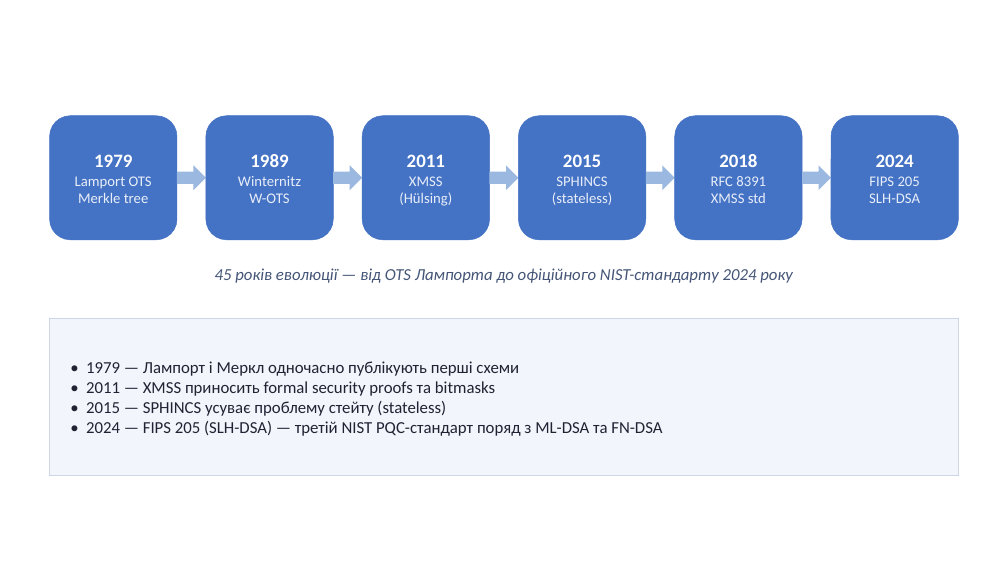
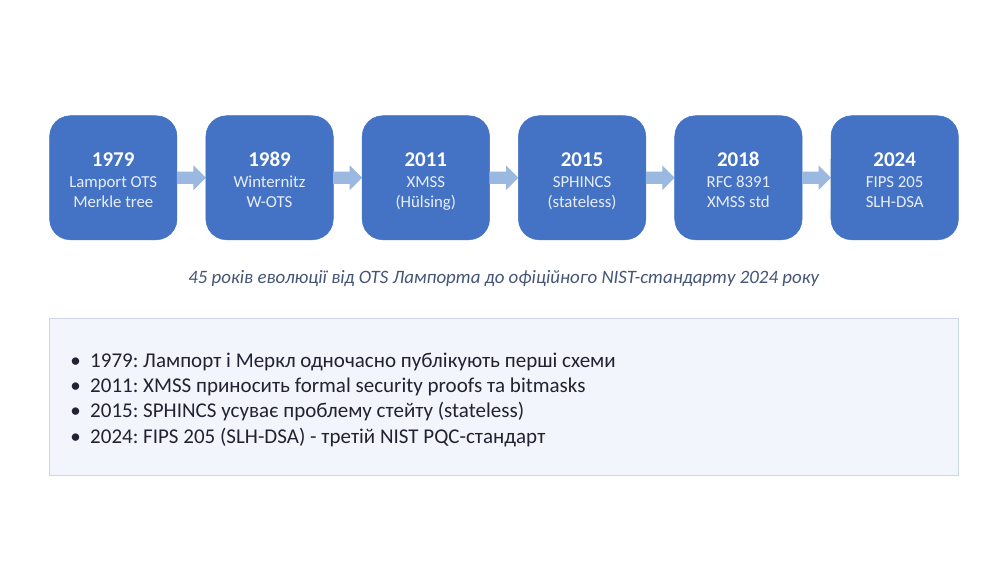
Before and after one commit to Andriykooo/ifntung-studies, a slide deck: slide 20 of Year 1/Постквантова криптографія/UA/2026/PPT/Презентація_7.pptx (slide 21 before the commit). Drawn at 1008x567 pixels with LibreOffice and Linux fonts; fonts in the diff are those of the drawing. Boxes give left, top, right and bottom in pixels: in the first picture for what was removed or moved away, otherwise in the second. Text is boxed around its words. In the diff, an @@ line names an element or a change of style, - is before the commit and + after.

Commit message:
feat(post-quantum-cryptography): update labs formatting. Fix lab and presentation

```diff
--- a/Year 1/Постквантова криптографія/UA/2026/PPT/Презентація_7.pptx
+++ b/Year 1/Постквантова криптографія/UA/2026/PPT/Презентація_7.pptx
@@ rounded rectangle "1979" at [50, 116, 177, 240]: size 18 to 20 pt in "1979"; size 14 to 16 pt in "Lamport OTS Merkle tree" @@
@@ rounded rectangle "1989" at [206, 116, 333, 240]: size 18 to 20 pt in "1989"; size 14 to 16 pt in "Winternitz W-OTS" @@
@@ rounded rectangle "2011" at [362, 116, 489, 240]: size 18 to 20 pt in "2011"; size 14 to 16 pt in "XMSS (Hülsing)" @@
@@ rounded rectangle "2015" at [519, 116, 646, 240]: size 18 to 20 pt in "2015"; size 14 to 16 pt in "SPHINCS (stateless)" @@
@@ rounded rectangle "2018" at [675, 116, 802, 240]: size 18 to 20 pt in "2018"; size 14 to 16 pt in "RFC 8391 XMSS std" @@
@@ rounded rectangle "2024" at [831, 116, 958, 240]: size 18 to 20 pt in "2024"; size 14 to 16 pt in "FIPS 205 SLH-DSA" @@
@@ text at [188, 270, 819, 286]: text changed; size 16 to 18 pt @@
-45 років еволюції — від OTS Лампорта до офіційного NIST-стандарту 2024 року
+45 років еволюції від OTS Лампорта до офіційного NIST-стандарту 2024 року
@@ text in rectangle at [90, 352, 616, 447]: text changed; size 16 to 20 pt @@
-• 1979 — Лампорт і Меркл одночасно публікують перші схеми
-• 2011 — XMSS приносить formal security proofs та bitmasks
-• 2015 — SPHINCS усуває проблему стейту (stateless)
-• 2024 — FIPS 205 (SLH-DSA) — третій NIST PQC-стандарт поряд з ML-DSA та FN-DSA
+• 1979: Лампорт і Меркл одночасно публікують перші схеми
+• 2011: XMSS приносить formal security proofs та bitmasks
+• 2015: SPHINCS усуває проблему стейту (stateless)
+• 2024: FIPS 205 (SLH-DSA) - третій NIST PQC-стандарт
```
Also in this commit, not shown: 24 other slides changed, 1 slide removed, 4 other files.
